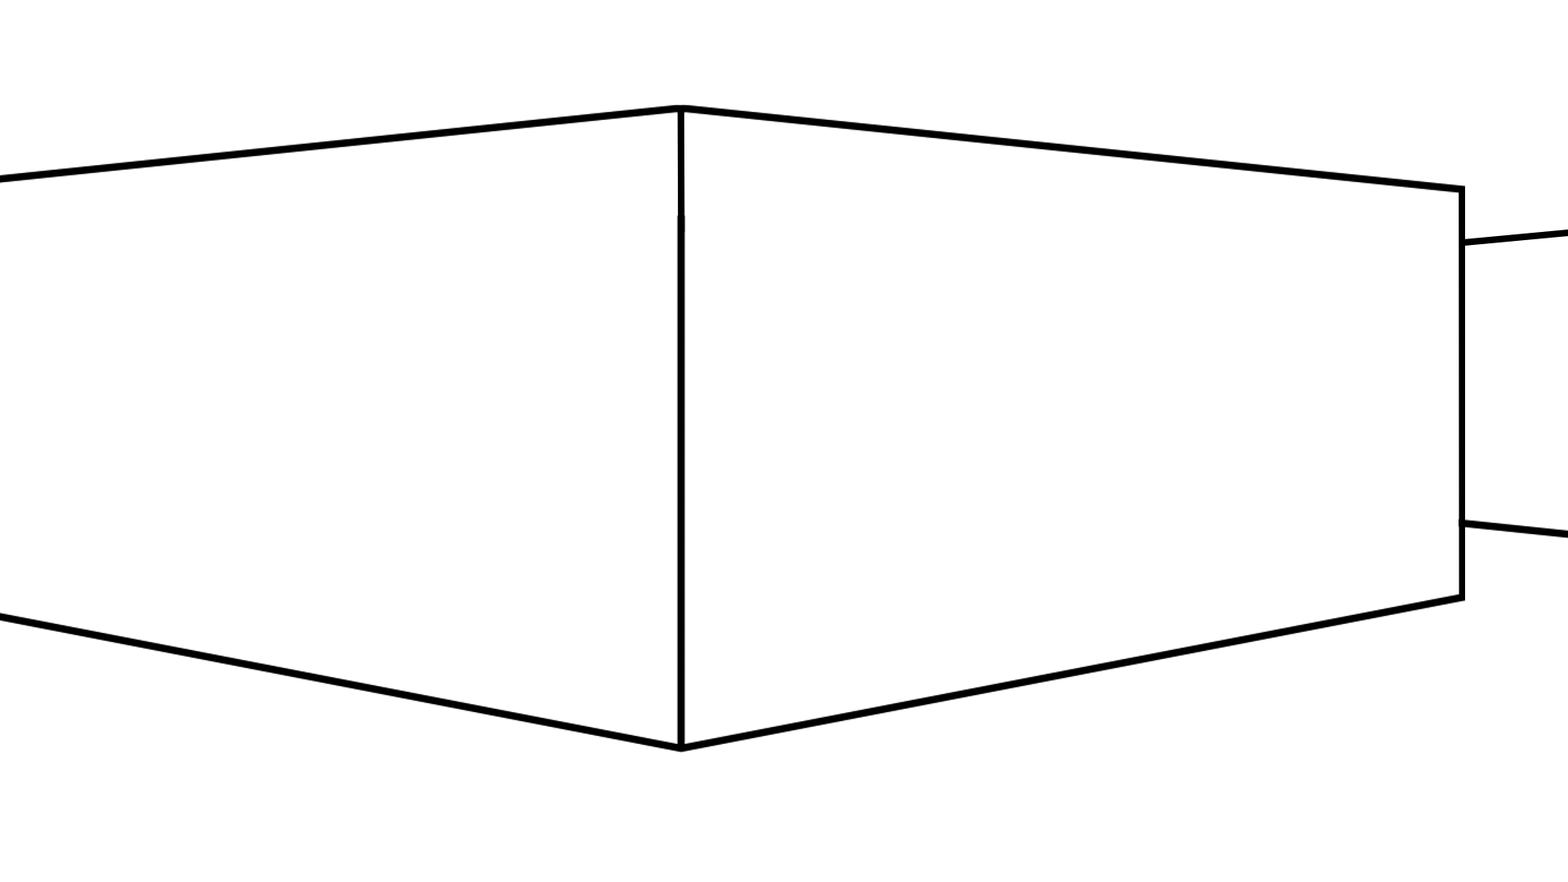
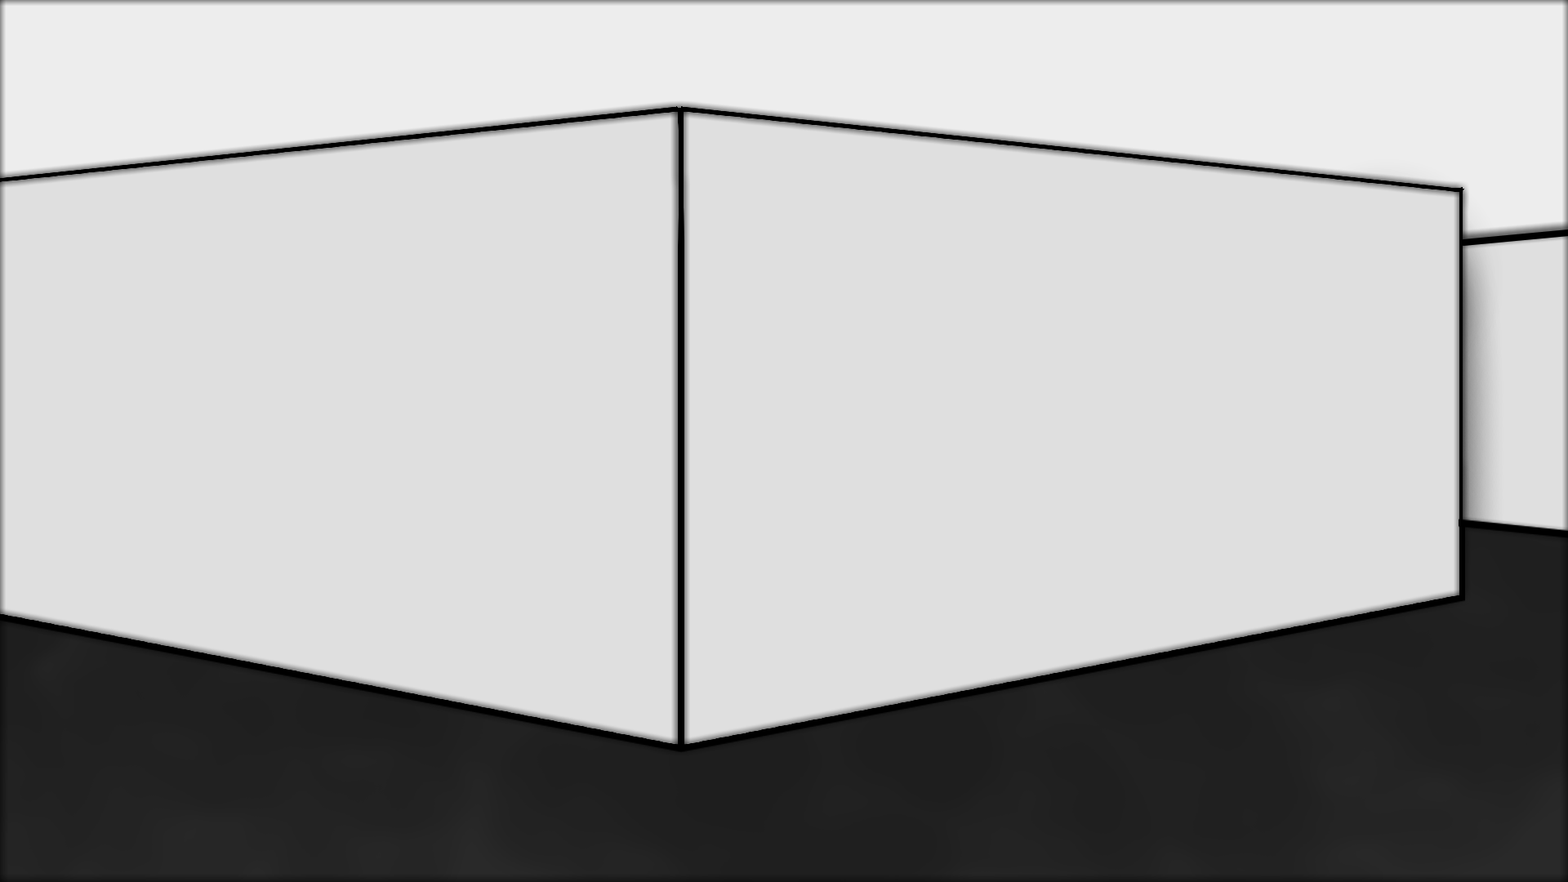
Layer changes from the first 1568px x 882px image to the second:
painted on "Paint Layer 5" (2nd of 5) over [1411, 104, 1568, 262]
painted on "Paint Layer 5" (3rd of 5) over [1411, 104, 1568, 628]
added layer "Paint Layer 10" above "Paint Layer 9" over [0, 0, 1568, 680]
added layer "Paint Layer 8" above "Paint Layer 6" over [0, 104, 1568, 575]
added layer "Paint Layer 6" above "Paint Layer 5" over [0, 104, 1464, 784]
painted on "Paint Layer 5" (4th of 5) over [0, 0, 1568, 784]
added layer "Paint Layer 7" above "Paint Layer 5" over [0, 470, 1568, 882]